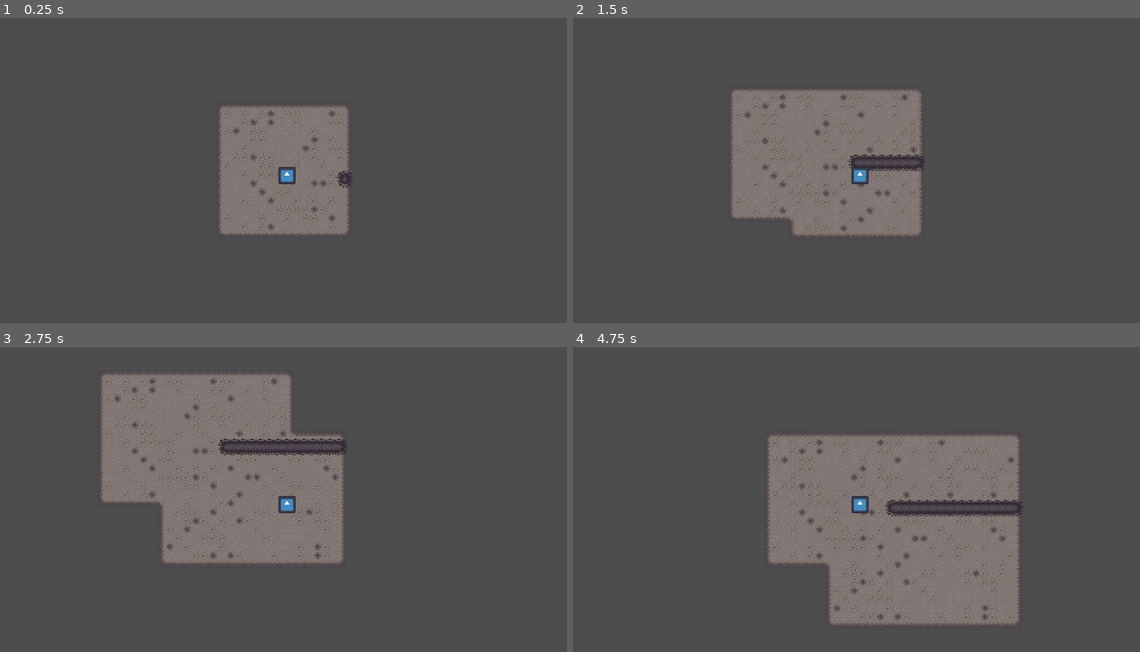
Above: before the commit, frames 1-4 (two rows, left to right).
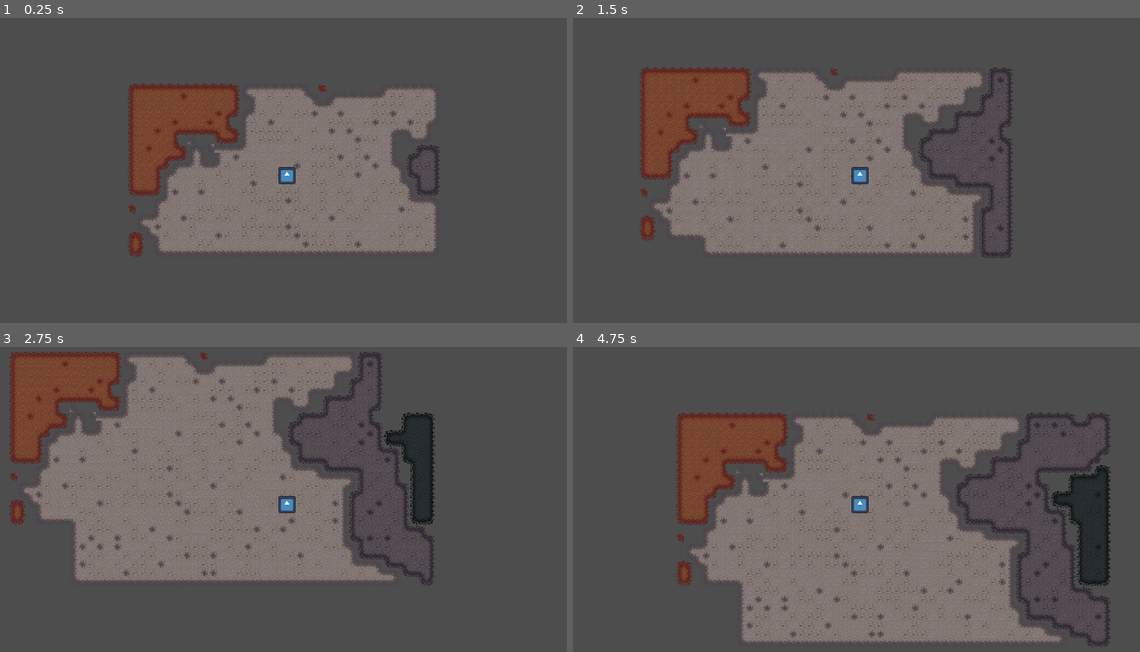
Above: after the commit, the same moments.

Repository: nbala123/2D-Terrain-Generator
Game: Godot game, scene res://world.tscn
Two runs of this game, one before a commit and one after it. Both use one fixed random seed, a clock stepped at 60 frames per second and the inputs below. The engine's default icon, where the game draws it, is replaced by a stand-in: a white triangle on a blue panel in a dark square.
Inputs:
- Up to frame 1 (0.25 s): no input
- Up to frame 2 (1.5 s): tap Enter at 0.5 s; hold Right (ui_right) 0.53-1.28 s; hold Down (ui_down) from 1.28 s (still down)
- Up to frame 3 (2.75 s): release Down (ui_down) at 2.03 s; hold Right (ui_right) from 2.03 s (still down)
- Up to frame 4 (4.75 s): release Right (ui_right) at 2.78 s; hold Up (ui_up) 2.78-3.53 s; hold Left (ui_left) from 3.53 s (still down)

The runs differ from the first frame. In frame 1, 17% of the frame differs, in the area x 22-78%, y 21-79%; in frame 2, 17%; in frame 3, 22%; in frame 4, 24%, in the area x 18-95%, y 21-99%.

Commit message:
Biome Update
!!! THIS COMMIT DOES NOT WORK !!!

Diff:
--- a/Scripts/World.gd
+++ b/Scripts/World.gd
@@ -10,7 +10,7 @@
 var terrain = []
 var terrain_local : Array
 
-@onready var window_size = Vector2i(16, 16)#get_window().size/32 * 1.5
+@onready var window_size = get_window().size/32 * 1.5
 @onready var map = $TileMap
 @onready var player = $Player
 
@@ -19,35 +19,44 @@
 	#wetness.set_seed(TEST_SEED); wetness.set_domain_warp_enabled(true); wetness.set_domain_warp_amplitude(5.0); wetness.set_noise_type(FastNoiseLite.TYPE_VALUE )
 	#temperature.set_seed(TEST_SEED + 1); temperature.set_domain_warp_enabled(true); temperature.set_domain_warp_amplitude(10.0); temperature.set_noise_type(FastNoiseLite.TYPE_VALUE)
 	height.set_seed(TEST_SEED + 2); height.set_domain_warp_enabled(true); height.set_domain_warp_amplitude(20.0); height.set_noise_type(FastNoiseLite.TYPE_VALUE)
-	seed(1)
+	seed(TEST_SEED)
 	for item in grounds:
 		terrain.append([])
 		map.add_layer(-1)
 
 
 # Called every frame. 'delta' is the elapsed time since the previous frame.
-func _process(delta):
-	generate_chunk(player.position)
+func _physics_process(delta):
+	if int(delta) % 10 == 0:
+		generate_chunk(player.position)
 
 func generate_chunk(pos):
 	var tile_pos = map.local_to_map(pos)
 	terrain_local = [[], [], [], [], [], [], []]
-	print(terrain_local[0])
+	var layers = len(terrain_local)
 	for x in range(window_size.x):
 		for y in range(window_size.y):
 			var tile = Vector2i(tile_pos.x - window_size.x/2 + x, tile_pos.y - window_size.y/2 + y)
-			if map.get_cell_source_id(0, tile) == -1:
+			if check_empty(layers, tile):
 				print('ran')
 				var tile_wet = clamp(wetness.get_noise_2dv(tile) * 10 + 5, 0, 10)
 				var tile_temp = clamp(temperature.get_noise_2dv(tile) * 10 + 5, 0, 10)
 				var tile_height = clamp(height.get_noise_2dv(tile) * 10 + 5, 0, 10)
-				select_ground(tile, tile_height)
+				select_ground(layers, tile, tile_height)
 				#map.set_cell(0, tile, 0, select_biome(tile_wet, tile_temp, tile_height))
 	for x in range(len(terrain_local)):
 		map.set_cells_terrain_connect(x, terrain_local[x], 0, x)
 
-func select_ground(tile, tile_height):
-	print(len(terrain_local))
-	for x in range(len(terrain_local)):
-		if tile_height >= 10/len(terrain_local) * x+1:
-			terrain_local[x].append(tile)
+func select_ground(layers, tile, tile_height) -> void:
+	var true_layer = tile_height/10*layers
+	#while true_layer >= 0:
+	terrain_local[true_layer].append(tile)
+		#true_layer -= 1
+
+func check_empty(layers, tile) -> bool:
+	var empty = true
+	for layer in range(layers):
+		if map.get_cell_source_id(layer, tile) != -1:
+			empty = false
+			break
+	return empty
Not shown, added: export_presets.cfg
